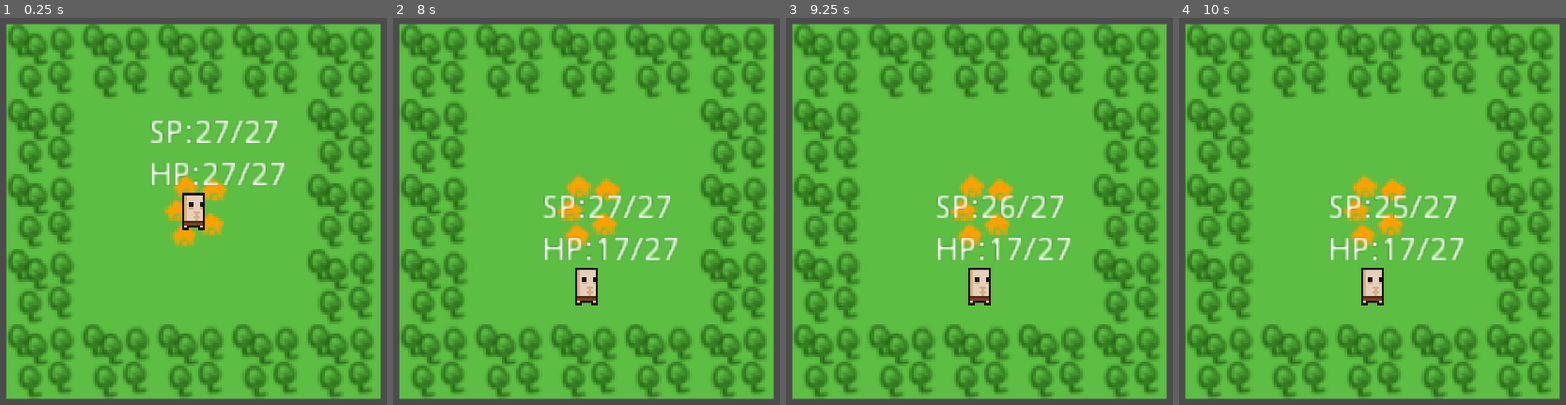
Above: before the commit, frames 1-4 (left to right).
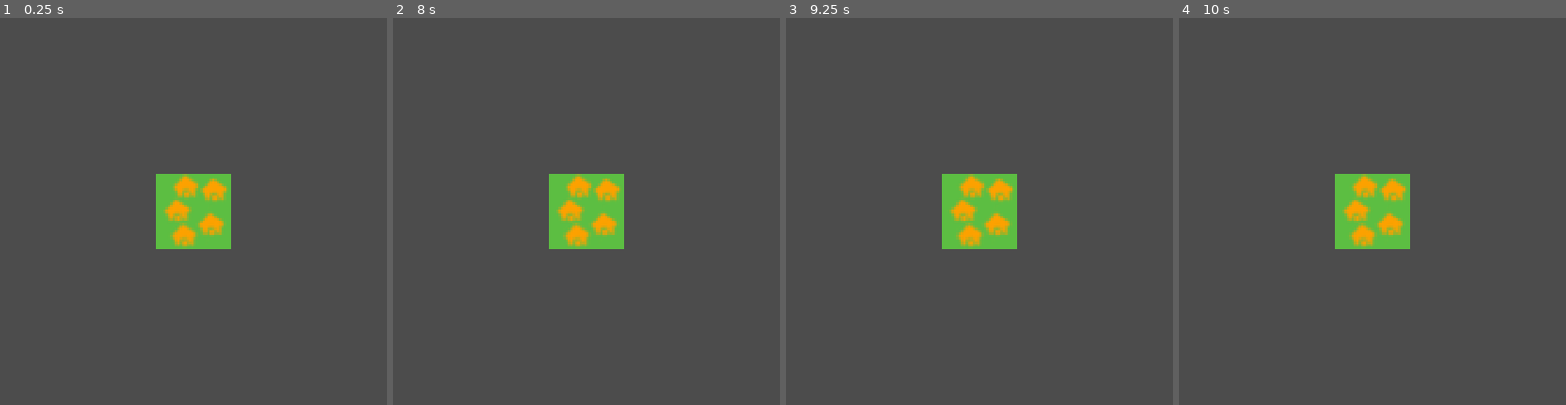
Above: after the commit, the same moments.

Repository: LLBlumire/ldjam46
Game: Godot game, scene res://src/World/World.tscn
Two runs of this game, one before a commit and one after it. Both use one fixed random seed, a clock stepped at 60 frames per second and the inputs below.
Inputs (mouse positions are in pixels of both pictures, inside the frame that each line leads up to):
- Up to frame 1 (0.25 s): no input
- Up to frame 2 (8 s): tap Enter at 0.5, 2.75, 4.25 s; move the mouse to (752, 192) at 0.52 s; tap Space (ui_select) at 0.77, 1.25, 1.52, 3.02, 3.5, 3.77, 4.52, 5, 6.02, 6.77, 7.52 s; move the mouse to (435, 230) at 1.27 s; move the mouse to (660, 118) at 2.02 s; move the mouse to (547, 296) at 2.77 s; move the mouse to (outside the picture) at 3.52 s; move the mouse to (outside the picture) at 4.27 s; move the mouse to (625, 211) at 5.02 s; move the mouse to (474, 107) at 5.77 s; move the mouse to (752, 192) at 6.52 s; move the mouse to (435, 230) at 7.27 s
- Up to frame 3 (9.25 s): move the mouse to (1053, 118) at 8.02 s; move the mouse to (940, 296) at 8.77 s; tap Space (ui_select) at 9.02 s
- Up to frame 4 (10 s): move the mouse to (outside the picture) at 9.52 s; tap Space (ui_select) at 9.77 s

The runs differ from the first frame. In frame 1, 91% of the frame differs, in the area x 1-99%, y 1-99%; in frame 2, 91%; in frame 3, 91%; in frame 4, 91%.
Error after the commit: Attempt to call function 'instance' in base 'null instance' on a null instance. (res://src/World/World.gd:16)

Commit message:
ties stats to sprite and handle switching

Diff:
--- a/src/Adventurers/Adventurers.gd
+++ b/src/Adventurers/Adventurers.gd
@@ -10,7 +10,10 @@
 var world_map : Node2D
 var satisfaction_timer : Timer
 var exploration_timer : Timer
-
+var skeleton : Sprite
+var costume : Sprite
+enum {Thief, Wizard, Fighter, Halfling, Elf, Gnome}
+var race : int = 0
 var Health : float = 0.0
 var CurrentHealth : float = 0.0
 var Satisfaction : float = 0.0
@@ -18,26 +21,35 @@
 var Strenght : float = 0.0
 var Dexterity : float = 0.0
 var Intelligence : float = 0.0
+var Sex : int = 0
+var Mediocre : bool = false
 var Pos : Vector2 = Vector2(0,0)
 var rng = RandomNumberGenerator.new()
 # Called when the node enters the scene tree for the first time.
 func _ready():
+	Healthbar =get_node("VBoxContainer/HealthBar")
+	satisfaction_bar = get_node("VBoxContainer/SatisfactionBar")
+	satisfaction_timer = get_node("SatisfactionDecay")
+	exploration_timer = get_node("ExplorationTimer")
+	skeleton = get_node("AdventurerSkeleton")
+	costume = get_node("AdventurerCostume")
+	Worldnode = get_tree().get_root().get_node("World")
+	world_map = get_tree().get_root().get_node("World/WorldMap")
+
 	rng.randomize()
 	Health = 20 + gen_stat()
 	CurrentHealth = Health
 	Satisfaction = 20 + gen_stat()
 	current_satisfaction = Satisfaction
+	Sex = rng.randi_range(0,1) # 0 = male, 1 = female
 	Strenght = gen_stat()
 	Dexterity = gen_stat()
 	Intelligence = gen_stat()
-	Healthbar =get_node("VBoxContainer/HealthBar")
-	satisfaction_bar = get_node("VBoxContainer/SatisfactionBar")
-	satisfaction_timer = get_node("SatisfactionDecay")
-	exploration_timer = get_node("ExplorationTimer")
-	Worldnode = get_tree().get_root().get_node("World")
-	world_map = get_tree().get_root().get_node("World/WorldMap")
+	set_sprite()
 	update_stats()
 	update_pos()
+
+
 
 func gen_stat() -> float:
 	return rng.randi_range(1, 6) + rng.randi_range(1, 6) + rng.randi_range(1, 6) as float
@@ -48,6 +60,40 @@
 
 func update_pos():
 	position = Worldnode.world_map.map_to_world(Pos) + Vector2(16,16)
+
+func set_sprite():
+	var skel = 0
+	var cost = 0
+	if race <= Fighter: #is human
+		skel = 0
+	else:
+		skel = race - 3
+	cost = 2 * race
+	skeleton.texture.region = Rect2(skel * 24,0,24,32)
+	costume.texture.region = Rect2((cost + Sex) * 24, 0,24,32)
+
+func set_race():
+	var fighter = Strenght >= 13
+	var wizard = Intelligence >= 13
+	var rogue = Dexterity >= 13
+	var elf = fighter && wizard
+	var halfling = fighter && rogue
+	var gnome = wizard && rogue
+	if elf:
+		race = Elf
+	elif halfling:
+		race = Halfling
+	elif gnome:
+		race = Gnome
+	elif fighter:
+		race = Fighter
+	elif wizard:
+		race = Wizard
+	elif rogue:
+		race = Thief
+	else:
+		race = rng.randi_range(Thief,Gnome)
+
 # Called every frame. 'delta' is the elapsed time since the previous frame.
 #func _process(delta):
 
--- a/src/Adventurers/Adventurers.tscn
+++ b/src/Adventurers/Adventurers.tscn
@@ -1,26 +1,28 @@
-[gd_scene load_steps=5 format=2]
+[gd_scene load_steps=6 format=2]
 
-[ext_resource path="res://src/Adventurers/tilemap.png" type="Texture" id=1]
+[ext_resource path="res://res/Adventurers/adventurer_template_strip4.png" type="Texture" id=1]
 [ext_resource path="res://src/Adventurers/Adventurers.gd" type="Script" id=2]
+[ext_resource path="res://res/Adventurers/costumes_strip12.png" type="Texture" id=3]
 
 [sub_resource type="AtlasTexture" id=1]
+resource_local_to_scene = true
 atlas = ExtResource( 1 )
-region = Rect2( 160, 224, 16, 16 )
+region = Rect2( 0, 0, 24, 32 )
 
-[sub_resource type="SpriteFrames" id=2]
-animations = [ {
-"frames": [ SubResource( 1 ) ],
-"loop": true,
-"name": "default",
-"speed": 5.0
-} ]
+[sub_resource type="AtlasTexture" id=2]
+resource_local_to_scene = true
+atlas = ExtResource( 3 )
+region = Rect2( 0, 0, 24, 32 )
 
 [node name="Adventurers" type="Node2D"]
 position = Vector2( 20, 20 )
 script = ExtResource( 2 )
 
-[node name="AdventurerSprite" type="AnimatedSprite" parent="."]
-frames = SubResource( 2 )
+[node name="AdventurerSkeleton" type="Sprite" parent="."]
+texture = SubResource( 1 )
+
+[node name="AdventurerCostume" type="Sprite" parent="."]
+texture = SubResource( 2 )
 
 [node name="VBoxContainer" type="VBoxContainer" parent="."]
 margin_left = -19.0
--- a/src/WorldMap/WorldMap.tscn
+++ b/src/WorldMap/WorldMap.tscn
@@ -53,7 +53,7 @@
 cell_size = Vector2( 32, 32 )
 cell_custom_transform = Transform2D( 1, 0, 0, 1, 0, 0 )
 format = 1
-tile_data = PoolIntArray( -65538, 0, 3, -65537, 0, 3, -131072, 0, 3, -131071, 0, 3, -131070, 0, 3, -2, 0, 3, -1, 0, 1, -65536, 0, 1, -65535, 0, 1, -65534, 0, 3, 65534, 0, 3, 65535, 0, 1, 0, 0, 0, 1, 0, 1, 2, 0, 3, 131070, 0, 3, 131071, 0, 1, 65536, 0, 1, 65537, 0, 1, 65538, 0, 3, 196606, 0, 3, 196607, 0, 3, 131072, 0, 3, 131073, 0, 3, 131074, 0, 3 )
+tile_data = PoolIntArray( 0, 0, 0 )
 __meta__ = {
 "_editor_description_": "	"
 }
